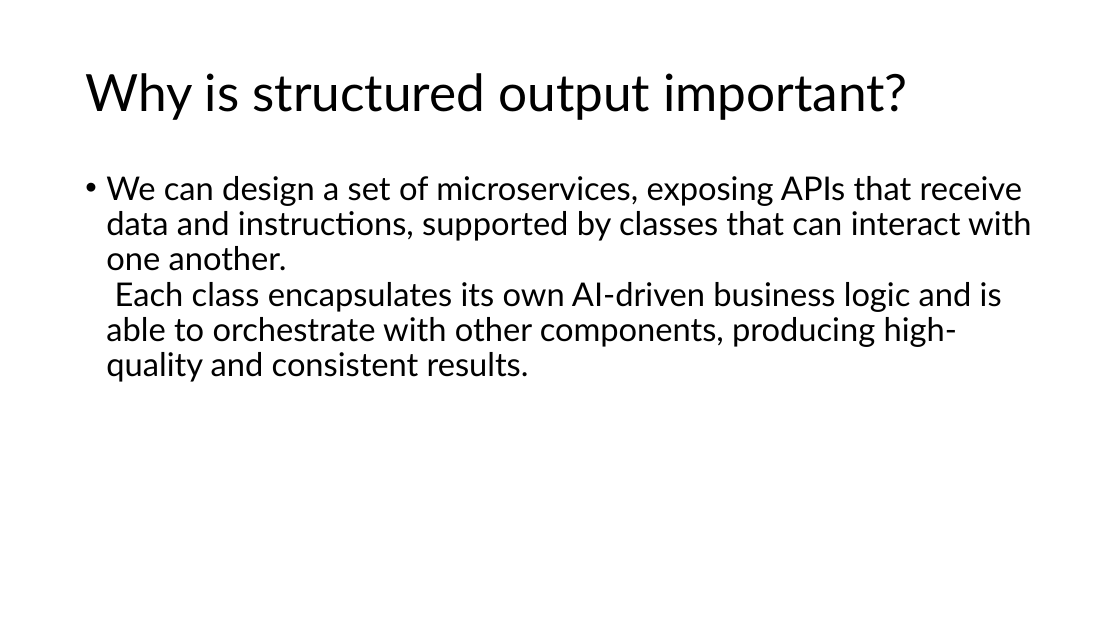
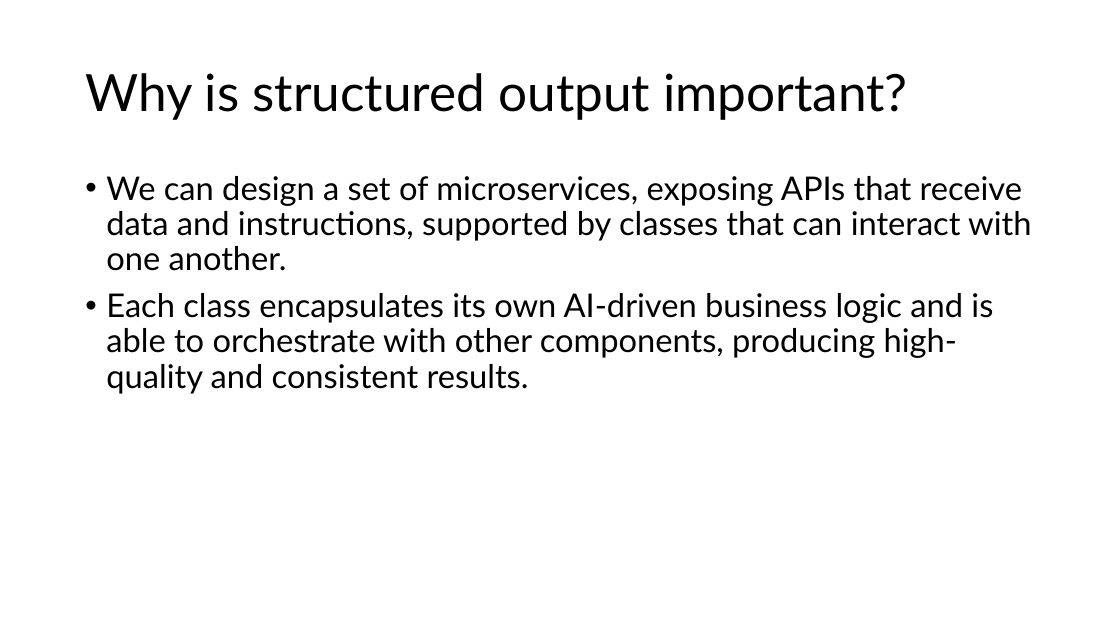
Before and after one commit to mehrthur-teste/NetBCConfJan21, a slide deck: slide 13 of docs/revised.pptx. Drawn at 1120x630 pixels with LibreOffice and Linux fonts; fonts in the diff are those of the drawing. Boxes give left, top, right and bottom in pixels: in the first picture for what was removed or moved away, otherwise in the second. Text is boxed around its words. In the diff, an @@ line names an element or a change of style, - is before the commit and + after.

Commit message:
minor change to docs/revised.pptx

```diff
--- a/docs/revised.pptx
+++ b/docs/revised.pptx
@@ text at (x1=106, y1=176, x2=1031, y2=394): text changed @@
-• We can design a set of microservices, exposing APIs that receive data and instructions, supported by classes that can interact with one another.
-  Each class encapsulates its own AI-driven business logic and is able to orchestrate with other components, producing high-quality and consistent results.
+• We can design a set of microservices, exposing APIs that receive data and instructions, supported by classes that can interact with one another.
+• Each class encapsulates its own AI-driven business logic and is able to orchestrate with other components, producing high-quality and consistent results.
```
Also in this commit, not shown: 1 other slide changed, 1 slide added, 1 slide removed.
